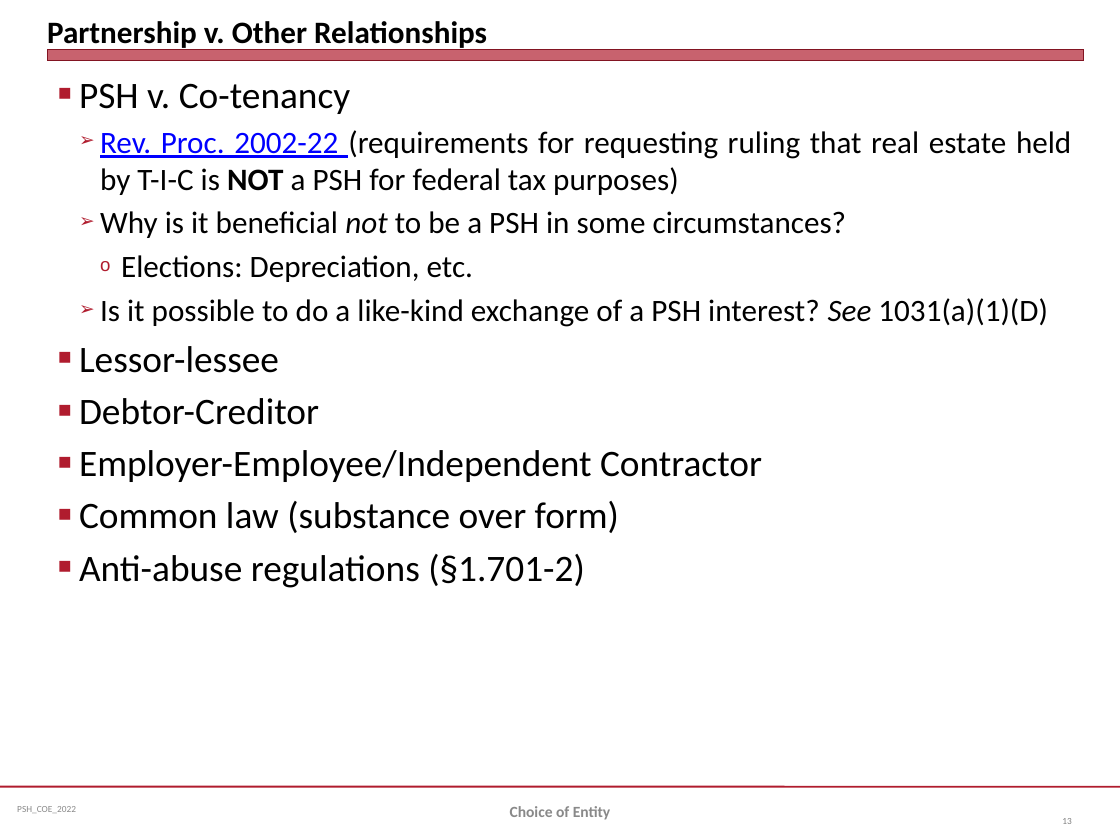
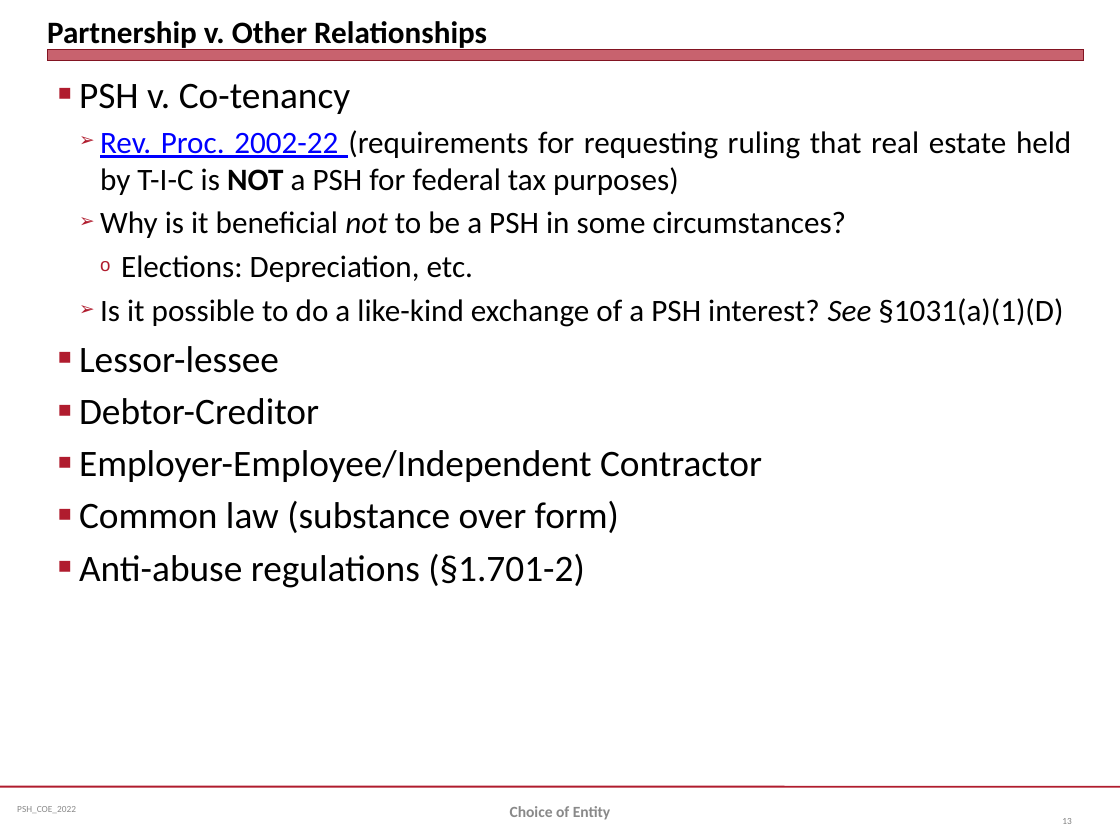
Before and after one commit to jmc877/Partnership-Tax, a slide deck: slide 13 of slides/PSH_COEntity_2022.pptx. Drawn at 1120x840 pixels with LibreOffice and Linux fonts; fonts in the diff are those of the drawing. Boxes give left, top, right and bottom in pixels: in the first picture for what was removed or moved away, otherwise in the second. Text is boxed around its words. In the diff, an @@ line names an element or a change of style, - is before the commit and + after.

```diff
--- a/slides/PSH_COEntity_2022.pptx
+++ b/slides/PSH_COEntity_2022.pptx
@@ text at box(100, 298, 1063, 327): text changed @@
-  ➢ Is it possible to do a like-kind exchange of a PSH interest? See 1031(a)(1)(D)
+  ➢ Is it possible to do a like-kind exchange of a PSH interest? See §1031(a)(1)(D)
```
Also in this commit, not shown: 2 other slides changed, 2 other files.
